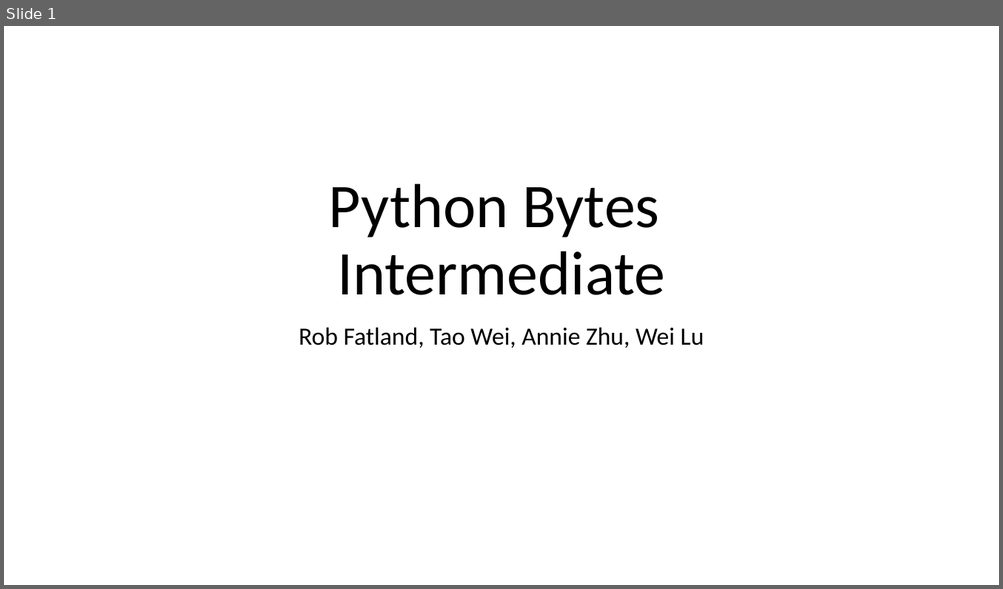
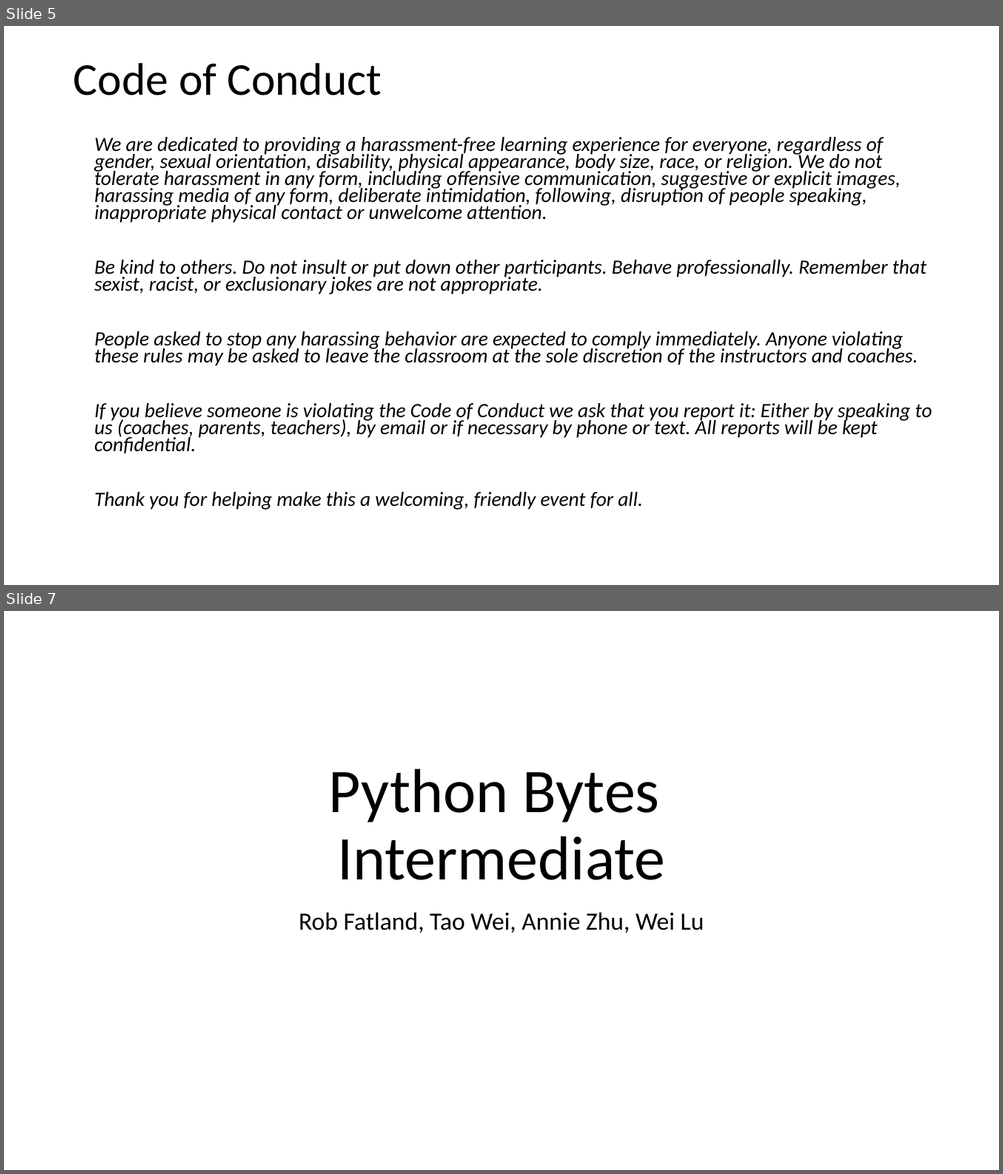
Before and after one commit to shreystechtips/pythonbytes, a slide deck: presentations/python bytes intermediate.pptx. Shown one above the other, each under a label of ours: slide 1 before the commit, slides 5 and 7 after it; the slides between them are not shown. The pictures are 1003x589 and 1003x1174 pixels, drawn with LibreOffice and Linux fonts; fonts in the diff are those of the drawing. Boxes give left, top, right and bottom in pixels: in the first picture for what was removed or moved away, otherwise in the second. Text is boxed around its words. In the diff, an @@ line names an element or a change of style, - is before the commit and + after.

```diff
--- a/presentations/python bytes intermediate.pptx
+++ b/presentations/python bytes intermediate.pptx
@@ slide 5 added at <box>4,26,999,585</box>, background #FFFFFF @@
@@ title added at <box>74,63,381,96</box>, 44 pt, text #000000 @@
+Code of Conduct
@@ text added at <box>94,137,932,510</box>, 19.6 pt, text #000000, italic @@
+We are dedicated to providing a harassment-free learning experience for everyone, regardless of gender, sexual orientation, disability, physical appearance, body size, race, or religion. We do not tolerate harassment in any form, including offensive communication, suggestive or explicit images, harassing media of any form, deliberate intimidation, following, disruption of people speaking, inappropriate physical contact or unwelcome attention.
+Be kind to others. Do not insult or put down other participants. Behave professionally. Remember that sexist, racist, or exclusionary jokes are not appropriate.
+People asked to stop any harassing behavior are expected to comply immediately. Anyone violating these rules may be asked to leave the classroom at the sole discretion of the instructors and coaches.
+If you believe someone is violating the Code of Conduct we ask that you report it: Either by speaking to us (coaches, parents, teachers), by email or if necessary by phone or text. All reports will be kept confidential.
+Thank you for helping make this a welcoming, friendly event for all.
@@ what was slide 1 is now slide 7 @@
```
Also in this commit, not shown: 2 slides changed, 5 other slides added, 9 other files.
